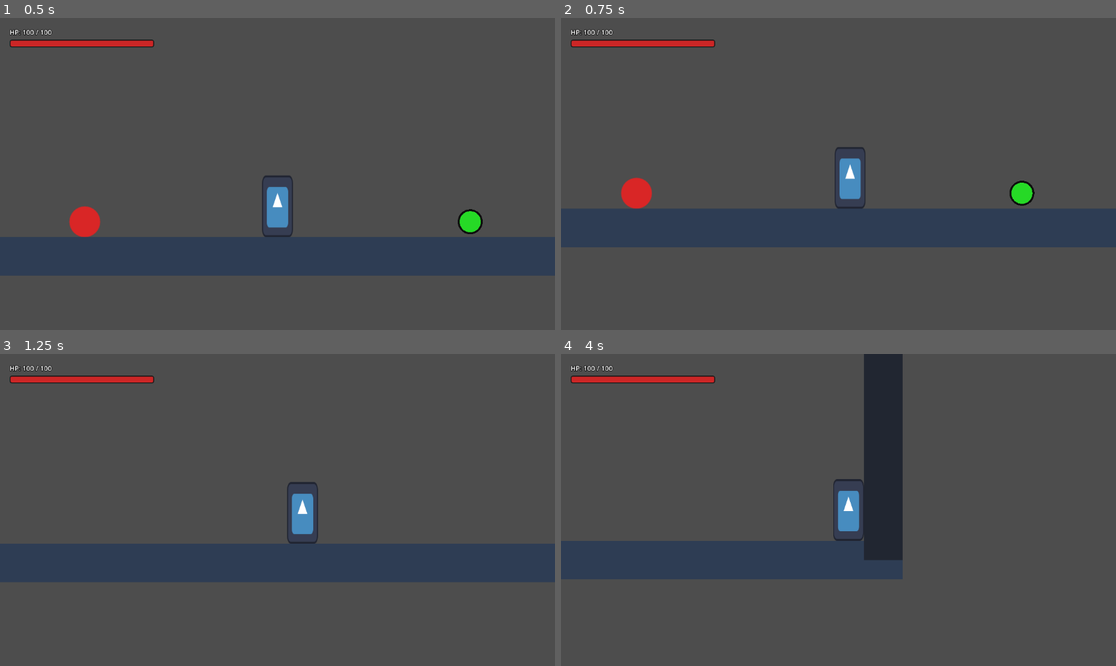
Above: before the commit, frames 1-4 (two rows, left to right).
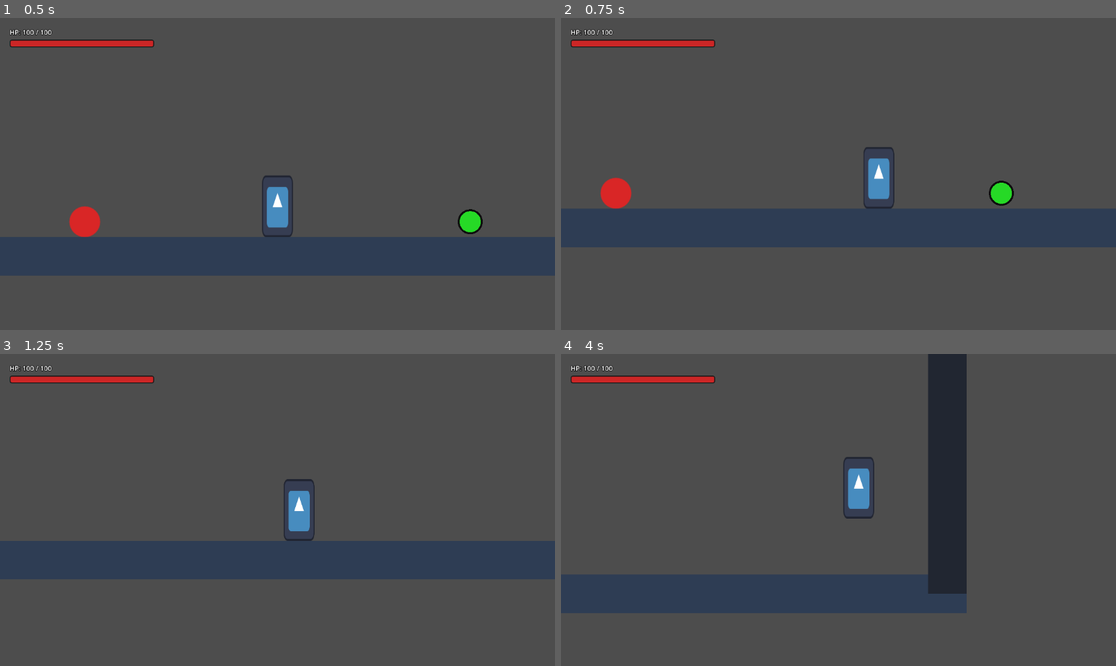
Above: after the commit, the same moments.

Repository: hikarirainbow/New-Project
Game: Godot game, scene res://scenes/levels/sandbox_level.tscn
The game is run twice, just before and just after one commit, with the same random seed, the same clock (stepped at 60 frames per second) and the same inputs. The engine's default icon, where the game draws it, is replaced by a stand-in: a white triangle on a blue panel in a dark square.
Inputs:
- Up to frame 1 (0.5 s): no input
- Up to frame 2 (0.75 s): hold D (move_right) from 0.53 s (still down); tap C (dash, bound only after the commit) at 0.6 s
- Up to frame 3 (1.25 s): keep holding D (move_right); tap Space (jump) at 0.77 s; tap Shift (dash, bound only before the commit) at 0.8 s
- Up to frame 4 (4 s): tap Shift (dash, bound only before the commit) at 1.35, 3.05, 3.6 s; tap Space (jump) at 1.52, 3.02, 3.77 s; tap X (attack, bound only after the commit) at 1.55, 2.1, 3.8 s; release D (move_right) at 2.03 s; hold A (move_left) 2.03-2.78 s; tap C (dash, bound only after the commit) at 2.3, 2.85 s; hold D (move_right) from 2.78 s (still down)

Frame 1 is identical in both runs. In frame 2, 2.5% of the frame differs, in the area x 7-86%, y 41-62%; in frame 3, 2.3%; in frame 4, 25%, in the area x 0-74%, y 0-84%.

Commit message:
feat: implement player melee attack mechanic bound to X and remap dash to C

Diff:
--- a/project.godot
+++ b/project.godot
@@ -42,6 +42,11 @@
 }
 dash={
 "deadzone": 0.5,
-"events": [Object(InputEventKey,"resource_local_to_scene":fa …(143 unchanged characters)… d":false,"keycode":0,"physical_keycode":4194325,"key_label":0,"unicode":0,"location":0,"echo":false,"script":null)
+"events": [Object(InputEventKey,"resource_local_to_scene":fa …(143 unchanged characters)… d":false,"keycode":0,"physical_keycode":67,"key_label":0,"unicode":99,"location":0,"echo":false,"script":null)
 ]
 }
+attack={
+"deadzone": 0.5,
+"events": [Object(InputEventKey,"resource_local_to_scene":false,"resource_name":"","device":-1,"window_id":0,"alt_pressed":false,"shift_pressed":false,"meta_pressed":false,"command_pressed":false,"pressed":false,"keycode":0,"physical_keycode":88,"key_label":0,"unicode":120,"location":0,"echo":false,"script":null)
+]
+}
--- a/scenes/enemies/static_enemy.gd
+++ b/scenes/enemies/static_enemy.gd
@@ -28,3 +28,7 @@
 		if body.has_method("take_damage"):
 			# Gây sát thương và truyền vị trí của kẻ địch để Player tính toán hướng đẩy lùi (Knockback)
 			body.take_damage(damage, global_position)
+
+# Nhận sát thương khi bị Player tấn công
+func take_damage(amount: int):
+	print("Kẻ địch bị đánh! Nhận sát thương: ", amount)
--- a/scenes/player/player.gd
+++ b/scenes/player/player.gd
@@ -29,6 +29,11 @@
 var dash_direction = Vector2.ZERO
 var is_invincible = false
 
+# Các thông số của kỹ năng Attack (Tấn công)
+const ATTACK_DURATION = 0.1
+var attack_timer = 0.0
+@onready var attack_area_collision = $AttackArea/CollisionShape2D
+
 # Tín hiệu phát đi khi máu thay đổi hoặc khi chết
 signal health_changed(new_health)
 signal player_defeated
@@ -38,6 +43,8 @@
 func _ready():
 	add_to_group("player")
 	spawn_point = global_position
+	if has_node("AttackArea"):
+		$AttackArea.area_entered.connect(_on_attack_area_entered)
 
 func _physics_process(delta):
 	# Giảm thời gian hồi chiêu lướt
@@ -46,6 +53,12 @@
 
 	if knockback_timer > 0.0:
 		knockback_timer -= delta
+
+	if attack_timer > 0.0:
+		attack_timer -= delta
+		queue_redraw()
+		if attack_timer <= 0.0:
+			end_attack()
 
 	match current_state:
 		State.MOVE:
@@ -59,6 +72,11 @@
 
 # Logic trạng thái di chuyển tự do
 func handle_move_state(delta):
+	# Kích hoạt Tấn công khi nhấn phím X (nút 'attack') và không đang tấn công
+	if Input.is_action_just_pressed("attack") and attack_timer <= 0.0:
+		start_attack()
+		return
+
 	# Kích hoạt Dash (lướt nhanh) khi nhấn Shift (nút 'dash') và hết thời gian hồi chiêu
 	if Input.is_action_just_pressed("dash") and dash_cooldown_timer <= 0.0:
 		start_dash()
@@ -219,3 +237,34 @@
 func upgrade_dash_cooldown():
 	dash_cooldown = dash_cooldown / 2.0
 	print("Dash cooldown upgraded! New cooldown: ", dash_cooldown)
+
+# Bắt đầu kỹ năng tấn công cận chiến
+func start_attack():
+	attack_timer = ATTACK_DURATION
+	if attack_area_collision:
+		attack_area_collision.disabled = false
+		# Điều chỉnh vị trí hitbox: cách tâm nhân vật 20px, dài 50px (tức tâm của hình chữ nhật cách nhân vật 20 + 25 = 45px)
+		var is_facing_left = $Sprite2D.flip_h if has_node("Sprite2D") else false
+		attack_area_collision.position.x = -45.0 if is_facing_left else 45.0
+	queue_redraw()
+
+# Kết thúc kỹ năng tấn công
+func end_attack():
+	if attack_area_collision:
+		attack_area_collision.disabled = true
+	queue_redraw()
+
+# Xử lý khi rìa tấn công quét trúng Area của kẻ địch
+func _on_attack_area_entered(area):
+	if area.has_method("take_damage"):
+		area.take_damage(20) # Gây 20 sát thương lên kẻ địch
+
+# Vẽ hiệu ứng hitbox màu xanh dương làm chỉ báo visual
+func _draw():
+	# Chỉ vẽ khi đang kích hoạt chiêu tấn công
+	if attack_timer > 0.0:
+		var is_facing_left = $Sprite2D.flip_h if has_node("Sprite2D") else false
+		# Nếu quay trái, bắt đầu vẽ từ -70px (cách 20px + dài 50px). Nếu quay phải, bắt đầu từ 20px
+		var x_pos = -70.0 if is_facing_left else 20.0
+		# Vẽ hình chữ nhật màu xanh dương bán trong suốt cao 10px (từ Y = -5 đến 5)
+		draw_rect(Rect2(x_pos, -5.0, 50.0, 10.0), Color(0.15, 0.15, 0.85, 0.6))
--- a/scenes/player/player.tscn
+++ b/scenes/player/player.tscn
@@ -1,10 +1,13 @@
-[gd_scene format=3 uid="uid://c1y7h8d3p2"]
+[gd_scene load_steps=5 format=3 uid="uid://c1y7h8d3p2"]
 
 [ext_resource type="Script" path="res://scenes/player/player.gd" id="1_player_gd"]
 [ext_resource type="Texture2D" uid="uid://d3u2h2n3r1" path="res://icon.svg" id="2_player_icon"]
 
 [sub_resource type="RectangleShape2D" id="RectangleShape2D_player"]
 size = Vector2(32, 64)
+
+[sub_resource type="RectangleShape2D" id="RectangleShape2D_attack"]
+size = Vector2(50, 10)
 
 [node name="Player" type="CharacterBody2D"]
 collision_layer = 2
@@ -22,3 +25,14 @@
 zoom = Vector2(2, 2)
 position_smoothing_enabled = true
 position_smoothing_speed = 8.0
+
+[node name="AttackArea" type="Area2D" parent="."]
+collision_layer = 0
+collision_mask = 4
+monitoring = true
+monitorable = false
+
+[node name="CollisionShape2D" type="CollisionShape2D" parent="AttackArea"]
+position = Vector2(45, 0)
+shape = SubResource("RectangleShape2D_attack")
+disabled = true
